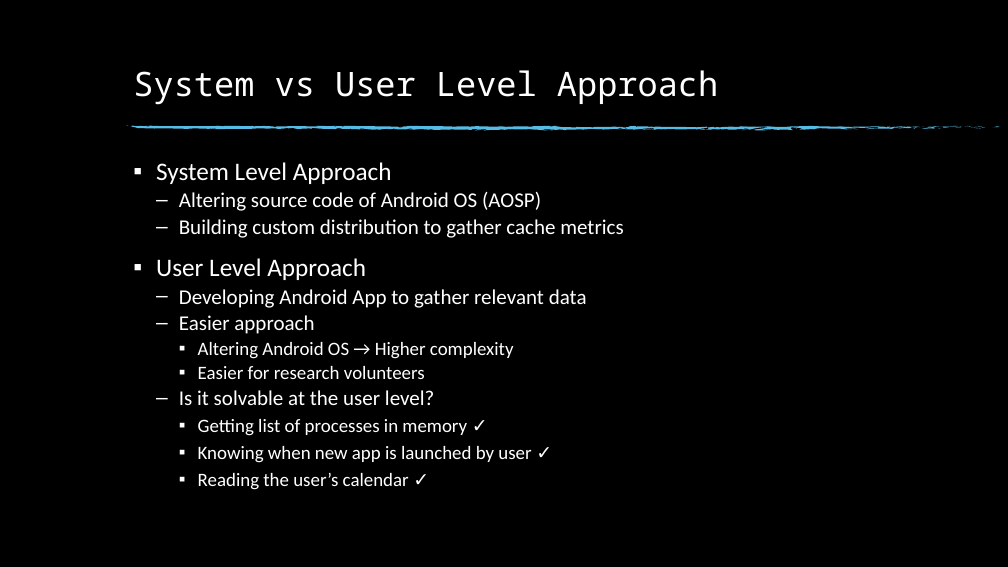
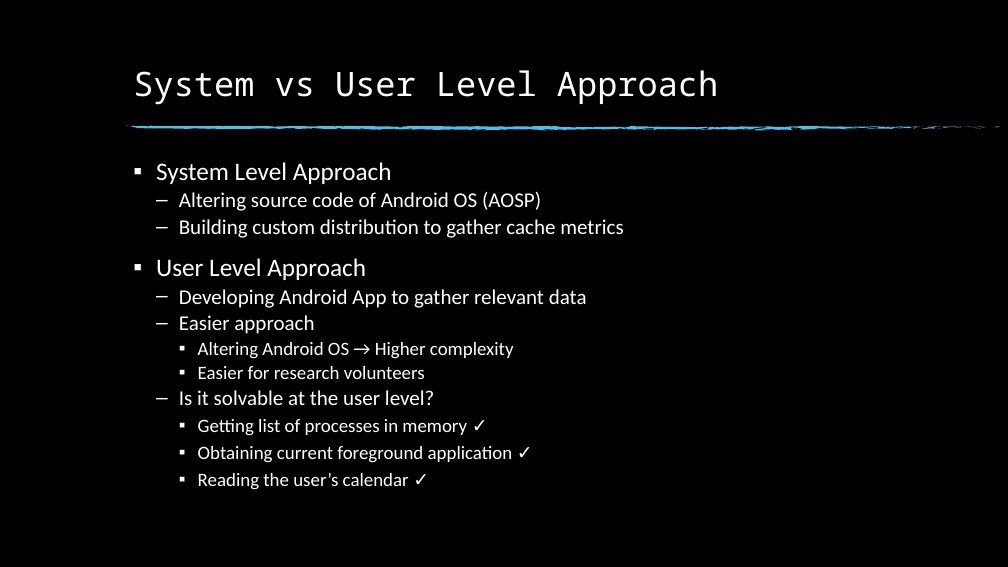
Before and after one commit to Buzz-Lightyear/ThesisDocuments, a slide deck: slide 22 of Thesis Presentation.pptx. Drawn at 1008x567 pixels with LibreOffice and Linux fonts; fonts in the diff are those of the drawing; background and template pictures are left out. Boxes give left, top, right and bottom in pixels: in the first picture for what was removed or moved away, otherwise in the second. Text is boxed around its words. In the diff, an @@ line names an element or a change of style, - is before the commit and + after.

```diff
--- a/Thesis Presentation.pptx
+++ b/Thesis Presentation.pptx
@@ text at (198,446,513,463): text changed @@
-    ▪ Knowing when new app is launched by user ✓
+    ▪ Obtaining current foreground application ✓
```
Also in this commit, not shown: 6 slides added, 3 other files.
